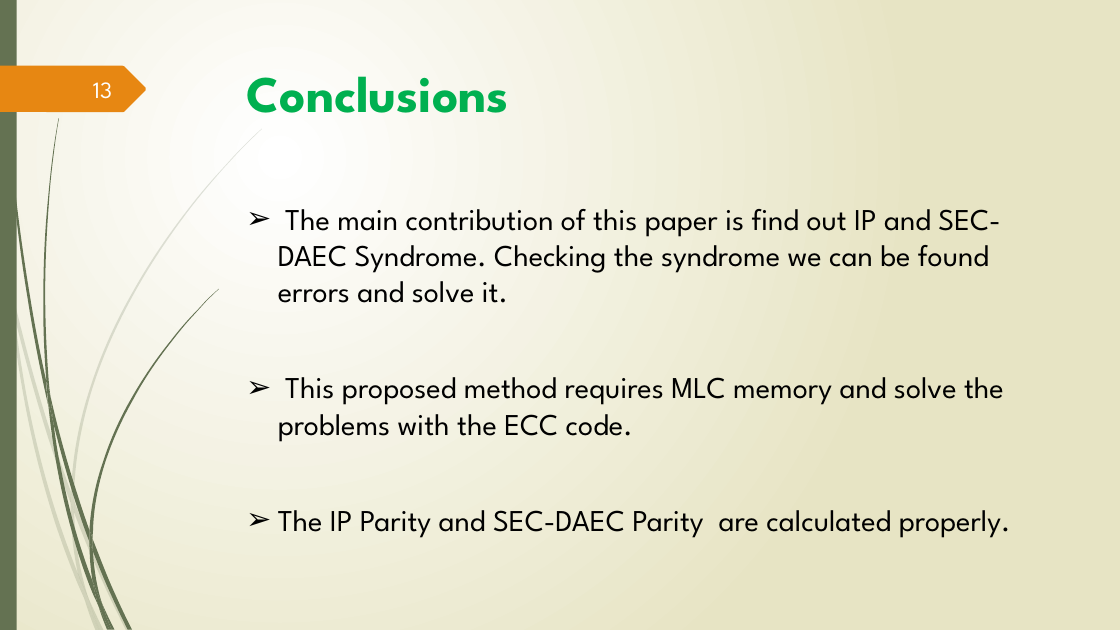
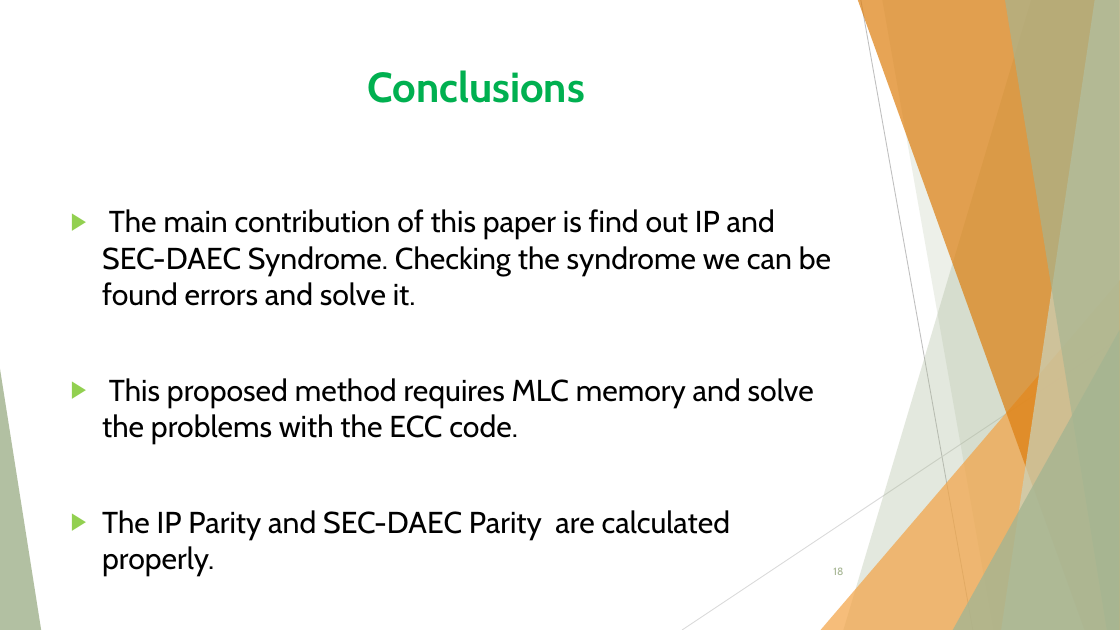
Before and after one commit to Limon49/Thesis, a slide deck: slide 18 of 1607049.pptx (slide 13 before the commit). Drawn at 1120x630 pixels with LibreOffice and Linux fonts; fonts in the diff are those of the drawing. Boxes give left, top, right and bottom in pixels: in the first picture for what was removed or moved away, otherwise in the second. Text is boxed around its words. In the diff, an @@ line names an element or a change of style, - is before the commit and + after.

```diff
--- a/1607049.pptx
+++ b/1607049.pptx
@@ background gradient #FFFFFF to #E8E6C4 to #FFFFFF @@
@@ rectangle removed at (0,0,17,630) @@
@@ title "Conclusions": place and size @@
-title "Conclusions" at (247,76,509,113)
+title "Conclusions" at (368,70,585,103)
@@ title "Conclusions" at (368,70,585,103): size 44 to 36 pt, font League Spartan to Cabin @@
@@ freeform shape removed at (0,66,146,112) @@
@@ page number removed at (93,82,112,99) @@
-13
@@ text "The main contribution of this ...": place and size @@
-text "The main contribution of this ..." at (278,209,1011,538)
+text "The main contribution of this ..." at (102,209,831,540)
@@ text "The main contribution of this ..." at (102,209,831,540): font League Spartan to Cabin; bullet ➢ to ▶ @@
@@ group added at (0,0,1120,630): 5 freeform shapes, 3 triangles, 2 lines @@
@@ page number added at (833,567,843,575), 9 pt, text #A5B592 @@
+18
@@ group removed at (0,129,262,630): 10 freeform shapes @@
@@ group removed at (3,0,218,630): 12 freeform shapes @@
```
Also in this commit, not shown: 13 other slides changed, 7 slides added, 1 slide removed, 4 other files.
